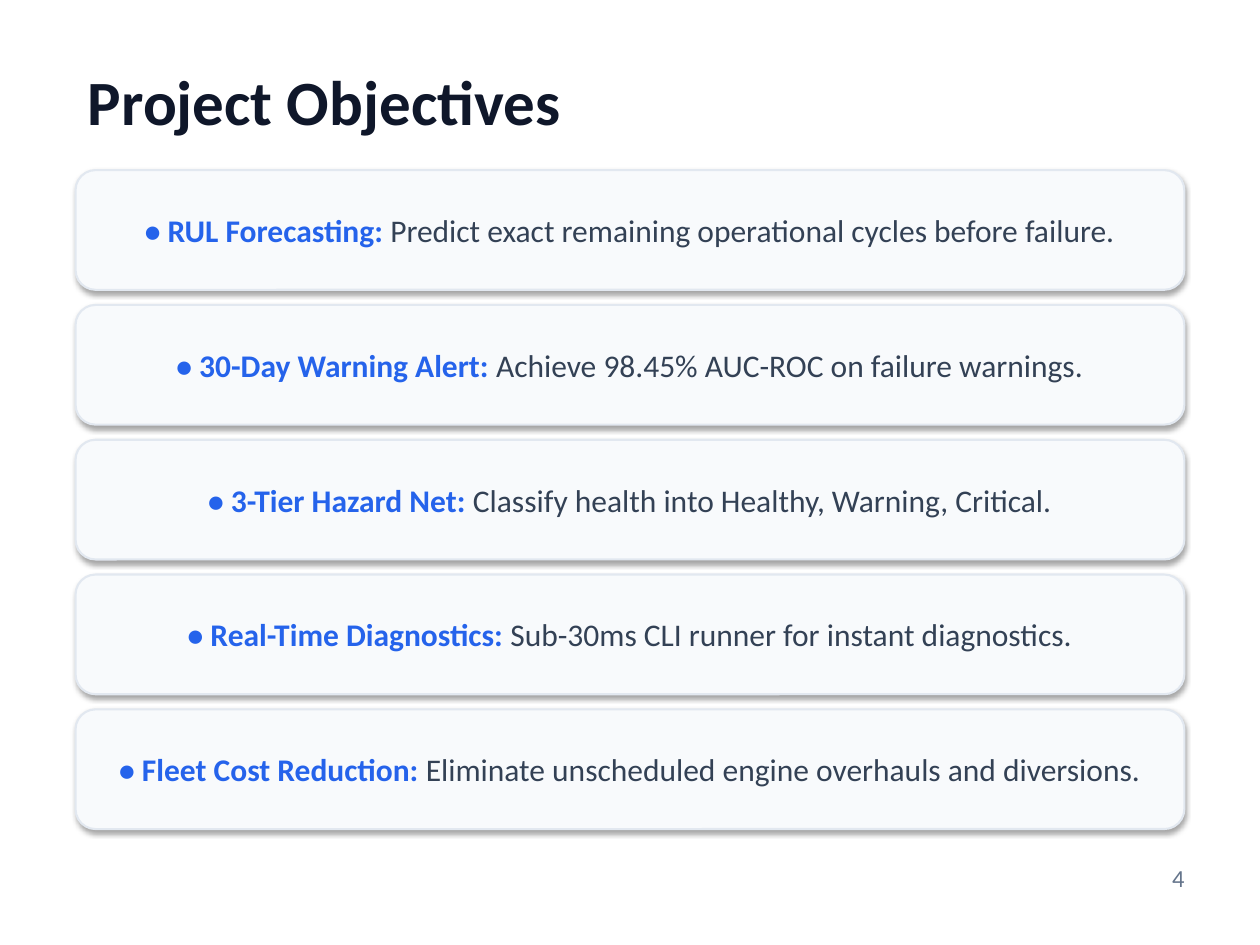
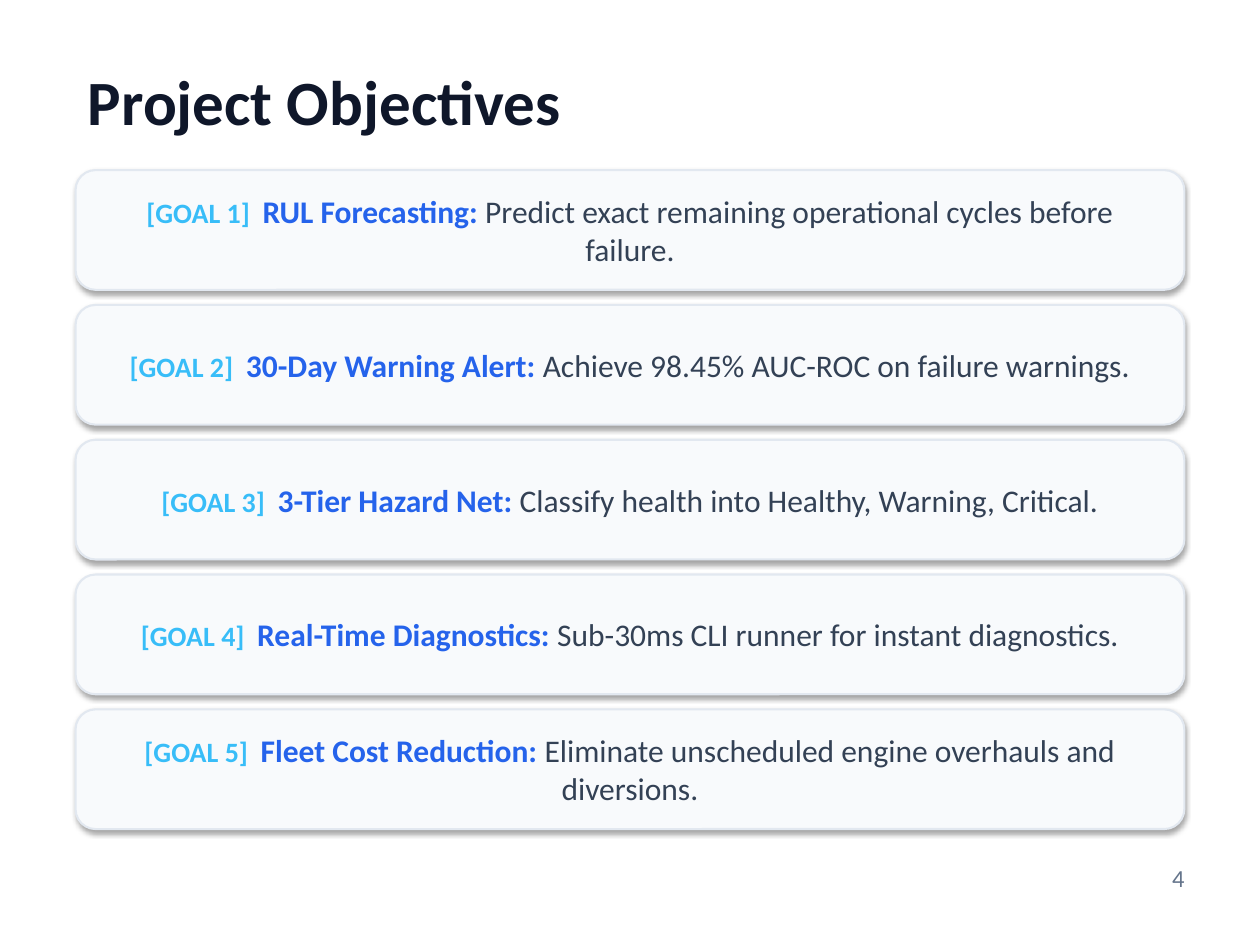
Before and after one commit to PiyushTiwari2051/Predictive-Master, a slide deck: slide 4 of Internship Presentation PPTs Template Final.pptx. Drawn at 1260x945 pixels with LibreOffice and Linux fonts; fonts in the diff are those of the drawing. Boxes give left, top, right and bottom in pixels: in the first picture for what was removed or moved away, otherwise in the second. Text is boxed around its words. In the diff, an @@ line names an element or a change of style, - is before the commit and + after.

Commit message:
Apply PowerPoint Designer AI layout engine rules with card grids, icon indicators, and zero blank space

```diff
--- a/Internship Presentation PPTs Template Final.pptx
+++ b/Internship Presentation PPTs Template Final.pptx
@@ text in rounded rectangle at box(146, 201, 1113, 262): text changed @@
-• RUL Forecasting: Predict exact remaining operational cycles before failure.
+[GOAL 1] RUL Forecasting: Predict exact remaining operational cycles before failure.
@@ text in rounded rectangle at box(130, 355, 1130, 383): text changed @@
-• 30-Day Warning Alert: Achieve 98.45% AUC-ROC on failure warnings.
+[GOAL 2] 30-Day Warning Alert: Achieve 98.45% AUC-ROC on failure warnings.
@@ text in rounded rectangle at box(161, 490, 1098, 518): text changed @@
-• 3-Tier Hazard Net: Classify health into Healthy, Warning, Critical.
+[GOAL 3] 3-Tier Hazard Net: Classify health into Healthy, Warning, Critical.
@@ text in rounded rectangle at box(141, 624, 1119, 652): text changed @@
-• Real-Time Diagnostics: Sub-30ms CLI runner for instant diagnostics.
+[GOAL 4] Real-Time Diagnostics: Sub-30ms CLI runner for instant diagnostics.
@@ text in rounded rectangle at box(144, 740, 1115, 801): text changed @@
-• Fleet Cost Reduction: Eliminate unscheduled engine overhauls and diversions.
+[GOAL 5] Fleet Cost Reduction: Eliminate unscheduled engine overhauls and diversions.
```
Also in this commit, not shown: 13 other slides changed, 1 other file.
